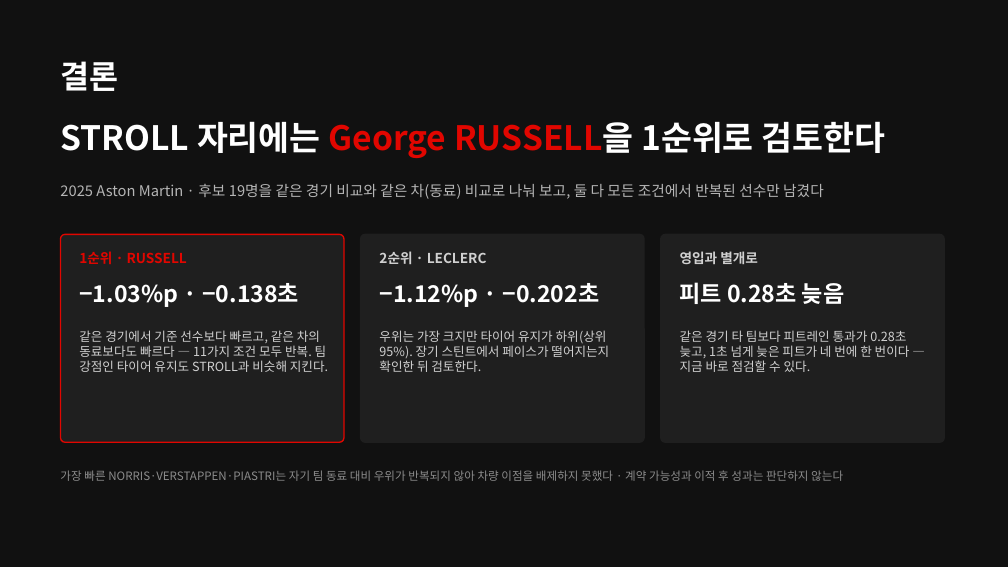
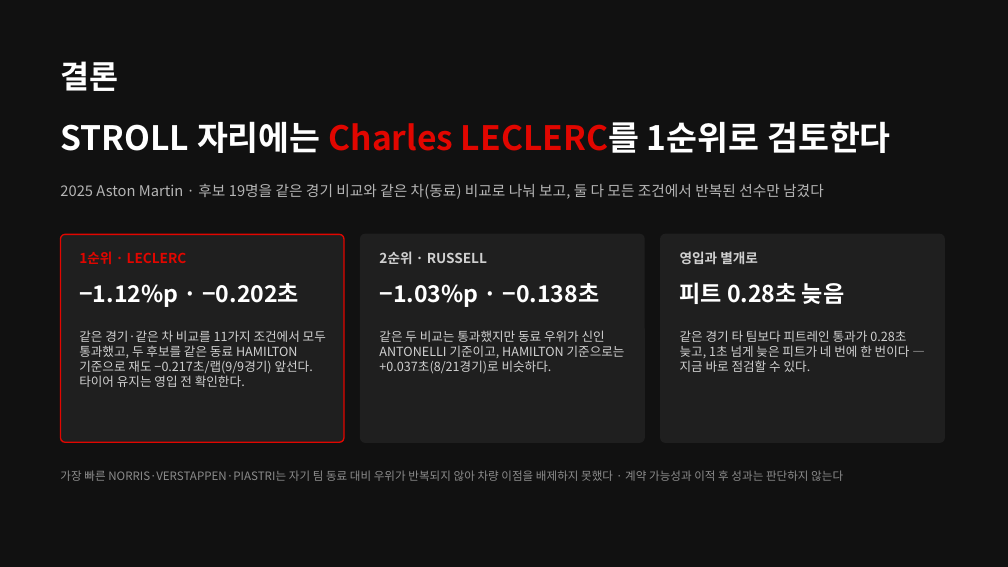
Before and after one commit to encore-ai-campus/mlo-02-p2-team1, a slide deck: slide 2 of docs/F1_TeamBuilder_발표자료.pptx. Drawn at 1008x567 pixels with LibreOffice and Linux fonts; fonts in the diff are those of the drawing. Boxes give left, top, right and bottom in pixels: in the first picture for what was removed or moved away, otherwise in the second. Text is boxed around its words. In the diff, an @@ line names an element or a change of style, - is before the commit and + after.

```diff
--- a/docs/F1_TeamBuilder_발표자료.pptx
+++ b/docs/F1_TeamBuilder_발표자료.pptx
@@ text at <box>60,121,891,153</box>: text changed @@
-STROLL 자리에는 George RUSSELL을 1순위로 검토한다
+STROLL 자리에는 Charles LECLERC를 1순위로 검토한다
@@ text at <box>79,251,187,264</box>: text changed @@
-1순위 · RUSSELL
+1순위 · LECLERC
@@ text at <box>379,251,487,264</box>: text changed @@
-2순위 · LECLERC
+2순위 · RUSSELL
@@ text at <box>79,283,299,307</box>: text changed @@
-−1.03%p · −0.138초
+−1.12%p · −0.202초
@@ text at <box>379,283,600,307</box>: text changed @@
-−1.12%p · −0.202초
+−1.03%p · −0.138초
@@ text at <box>79,330,326,387</box>: text changed @@
-같은 경기에서 기준 선수보다 빠르고, 같은 차의 동료보다도 빠르다 — 11가지 조건 모두 반복. 팀 강점인 타이어 유지도 STROLL과 비슷해 지킨다.
+같은 경기·같은 차 비교를 11가지 조건에서 모두 통과했고, 두 후보를 같은 동료 HAMILTON 기준으로 재도 −0.217초/랩(9/9경기) 앞선다. 타이어 유지는 영입 전 확인한다.
@@ text at <box>379,330,625,373</box>: text changed @@
-우위는 가장 크지만 타이어 유지가 하위(상위 95%). 장기 스틴트에서 페이스가 떨어지는지 확인한 뒤 검토한다.
+같은 두 비교는 통과했지만 동료 우위가 신인 ANTONELLI 기준이고, HAMILTON 기준으로는 +0.037초(8/21경기)로 비슷하다.
```
Also in this commit, not shown: 11 other slides changed, 1 other file.
